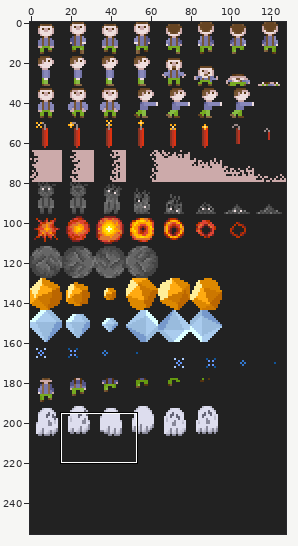
Two states of a sprite sheet, res/sprites.png. Above: a wide view before the commit, with the close-up outlined.
Close-up. Old version:
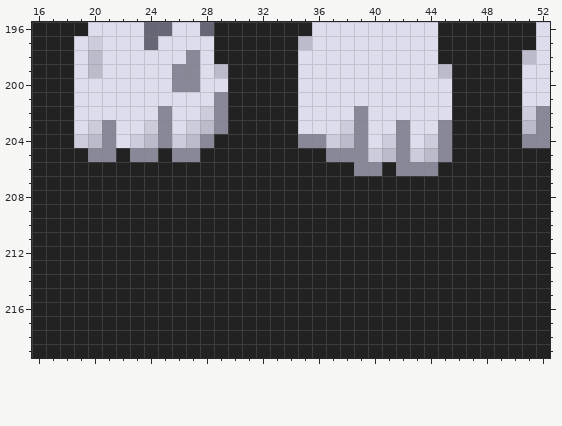
The file is 128x256 pixels. Shown: x 16..52, y 196..219.
New version:
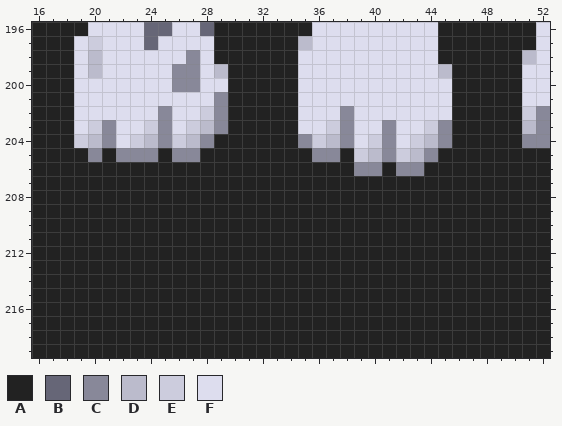
Palette (. is transparent): A #222222  B #666677  C #888899  D #bbbbcc  E #ccccdd  F #ddddee
From old to new:
{"y":202,"x":38,"old":"FC","new":"CF"}
{"y":203,"x":37,"old":"FEC","new":"ECF"}
{"y":203,"x":41,"old":"FC","new":"CF"}
{"y":203,"x":44,"old":"F","new":"E"}
{"y":204,"x":36,"old":"CEDCFECFE","new":"EDCFECFED"}
{"y":205,"x":21,"old":"CA","new":"AC"}
{"y":205,"x":36,"old":"A","new":"C"}
{"y":205,"x":38,"old":"CCEDCEDC","new":"AEDCEDCA"}
{"y":206,"x":44,"old":"C","new":"A"}
{"label":"changed","picture_box":[312,106,452,176]}
{"label":"changed","picture_box":[102,148,130,162]}
